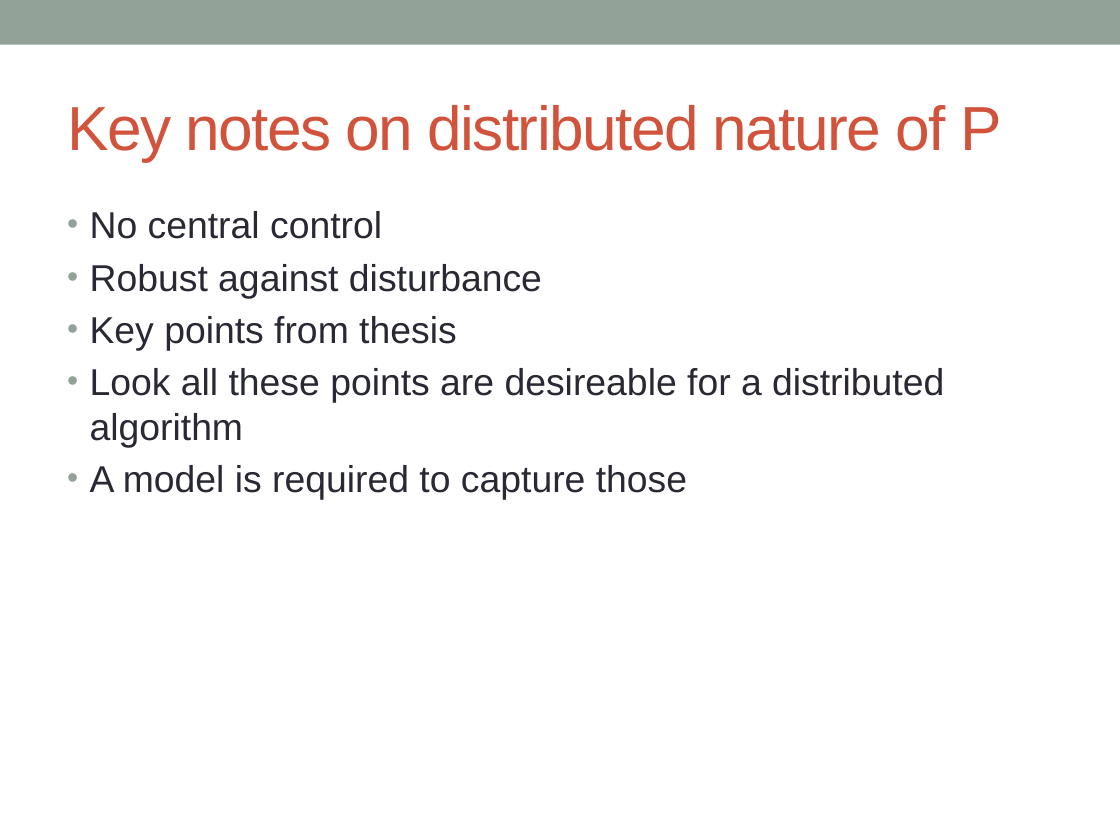
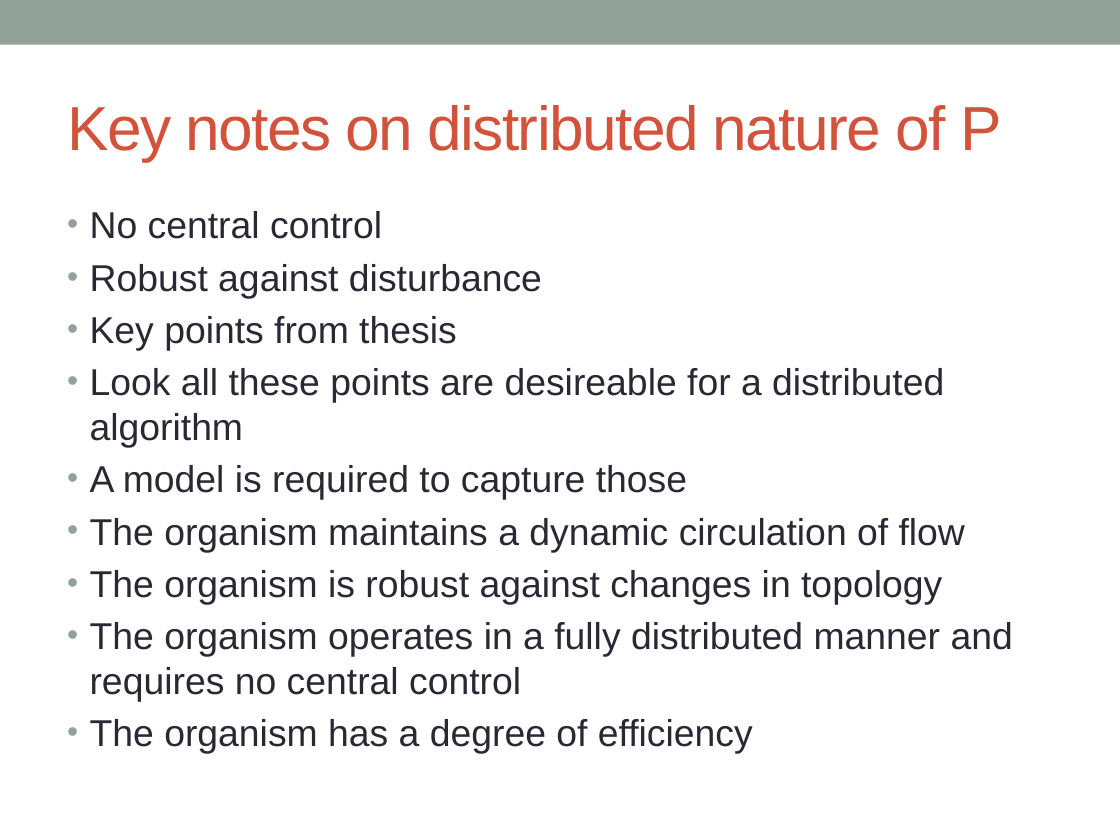
Before and after one commit to 05dirnbe/defense, a slide deck: slide 15 of draft.pptx. Drawn at 1120x840 pixels with LibreOffice and Linux fonts; fonts in the diff are those of the drawing. Boxes give left, top, right and bottom in pixels: in the first picture for what was removed or moved away, otherwise in the second. Text is boxed around its words. In the diff, an @@ line names an element or a change of style, - is before the commit and + after.

```diff
--- a/draft.pptx
+++ b/draft.pptx
@@ text at (90,518,1013,754): paragraphs added @@
+• The organism maintains a dynamic circulation of flow
+• The organism is robust against changes in topology
+• The organism operates in a fully distributed manner and requires no central control
+• The organism has a degree of efficiency
```
Also in this commit, not shown: 4 other slides changed.
